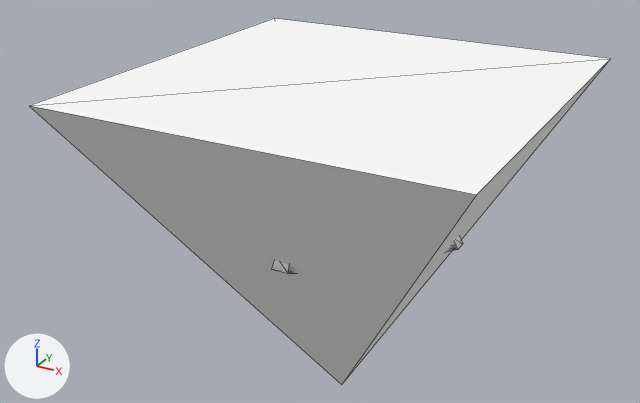
Renders of the glTF model public/3d/item/model__item__room.ofs_3611_0/3611kg_22_ta0.gltf from each side of a commit.
The view is the same before and after, from a camera (50 mm lens) standing at (1.29, -2.5, 1.87) and looking at (-0.64, 1.02, 0.11). Arrows for +X, +Y and +Z are at lower left; the lights stay in place. The older version comes first. Mesh edges are drawn as thin lines.

Names of what the first picture shows: '3611kg_22_ta0'.
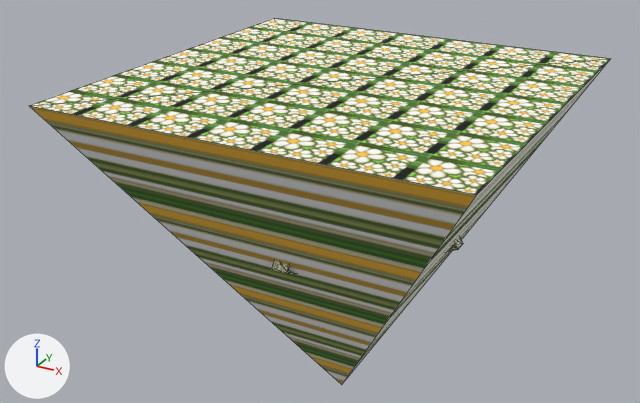
Scene script edits in JSON lines:
```json
{"op": "add", "block": "img_22_ta0_0", "code": ["img_22_ta0_0 = load_image('22_ta0_0', '_unpacked/22_ta0_0', 64, 64, 'sRGB')"]}
{"op": "remove", "block": "mat_ta_mat_220", "code": "mat_ta_mat_220.base_color = (1.0, 1.0, 1.0)  # white #ffffff"}
{"op": "add", "block": "mat_ta_mat_220", "code": "mat_ta_mat_220.texture = img_22_ta0_0"}
```

Changed parts and their boxes (x1, y1, x2, y2) in the pictures (640 x 403 px):
```json
{"object": "3611kg_22_ta0", "change": "surface changed", "before": [29, 18, 610, 385], "after": [29, 18, 610, 385], "on screen": "darker"}
```
